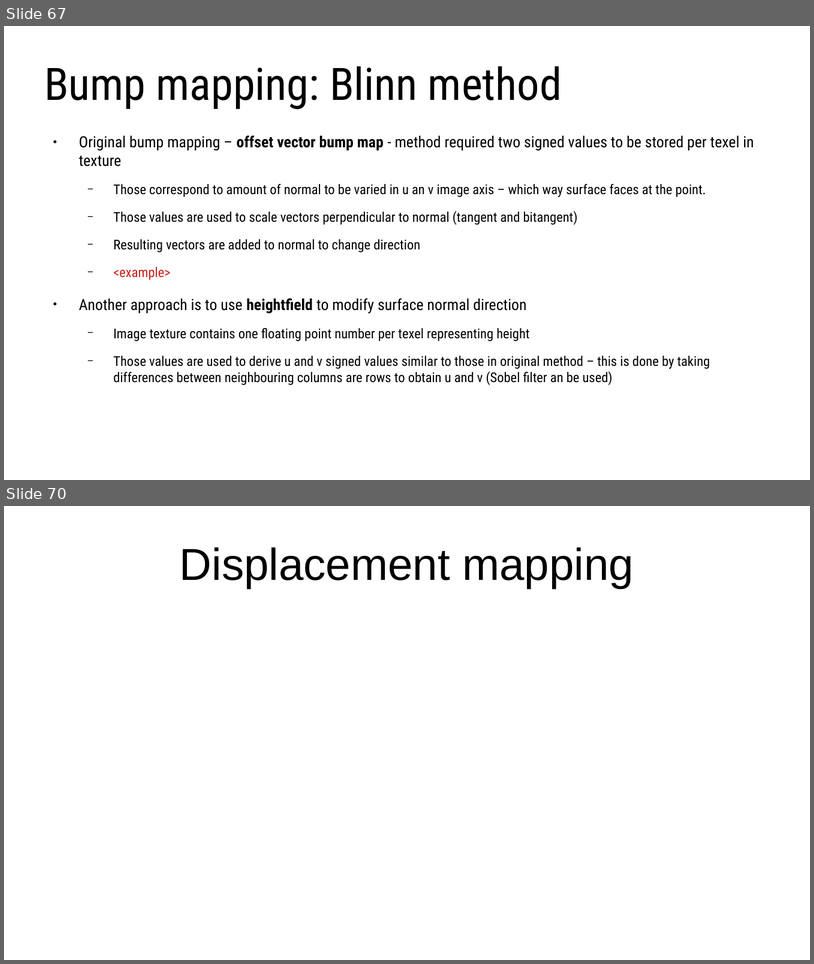
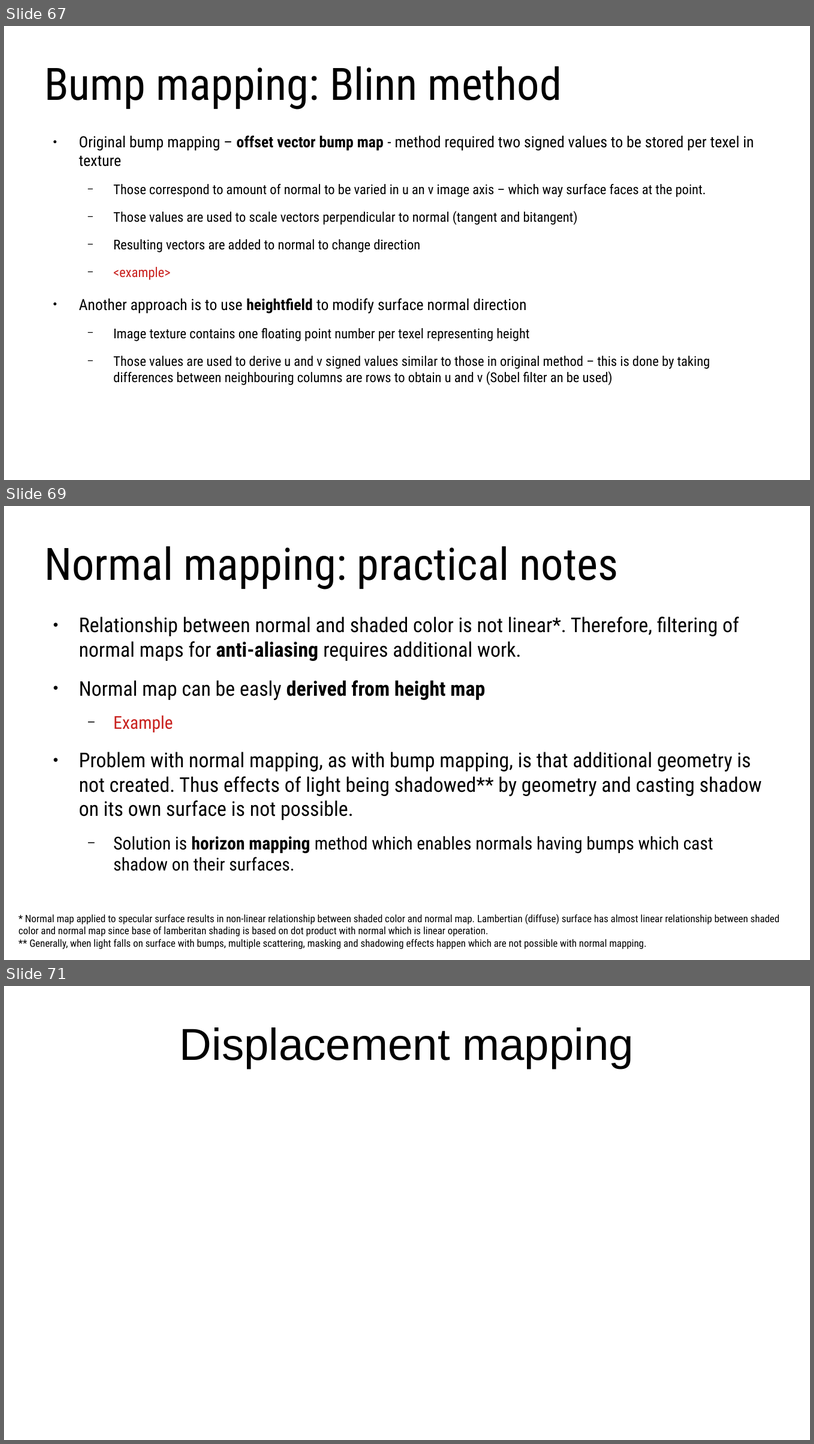
Before and after one commit to lorentzo/IntroductionToComputerGraphics, a slide deck: lectures/3_foundations_3d_scene/3_2_2_3D_models_material.odp. Shown one above the other, each under a label of ours: slides 67 and 70 before the commit, slides 67, 69 and 71 after it; the slides between them are not shown. The pictures are 814x964 and 814x1444 pixels, drawn with LibreOffice and Linux fonts; fonts in the diff are those of the drawing. Boxes give left, top, right and bottom in pixels: in the first picture for what was removed or moved away, otherwise in the second. Text is boxed around its words. In the diff, an @@ line names an element or a change of style, - is before the commit and + after.

```diff
--- a/lectures/3_foundations_3d_scene/3_2_2_3D_models_material.odp
+++ b/lectures/3_foundations_3d_scene/3_2_2_3D_models_material.odp
@@ slide 69 added at <box>4,506,810,960</box>, background #FFFFFF @@
@@ title added at <box>44,546,618,589</box>, 44 pt, text #000000 @@
+Normal mapping: practical notes
@@ text added at <box>79,616,762,871</box>, 20 pt, text #000000 @@
+● Relationship between normal and shaded color is not linear*. Therefore, filtering of normal maps for anti-aliasing requires additional work.
+● Normal map can be easly derived from height map
+  − Example
+● Problem with normal mapping, as with bump mapping, is that additional geometry is not created. Thus effects of light being shadowed** by geometry and casting shadow on its own surface is not possible.
+  − Solution is horizon mapping method which enables normals having bumps which cast shadow on their surfaces.
@@ text added at <box>18,913,780,949</box>, 10 pt, text #000000 @@
+* Normal map applied to specular surface results in non-linear relationship between shaded color and normal map. Lambertian (diffuse) surface has almost linear relationship between shaded color and normal map since base of lamberitan shading is based on dot product with normal which is linear operation.
+** Generally, when light falls on surface with bumps, multiple scattering, masking and shadowing effects happen which are not possible with normal mapping.
@@ what was slide 70 is now slide 71 @@
```
Also in this commit, not shown: 1 slide changed, 2 other slides added, 2 slides removed, 3 other files.
